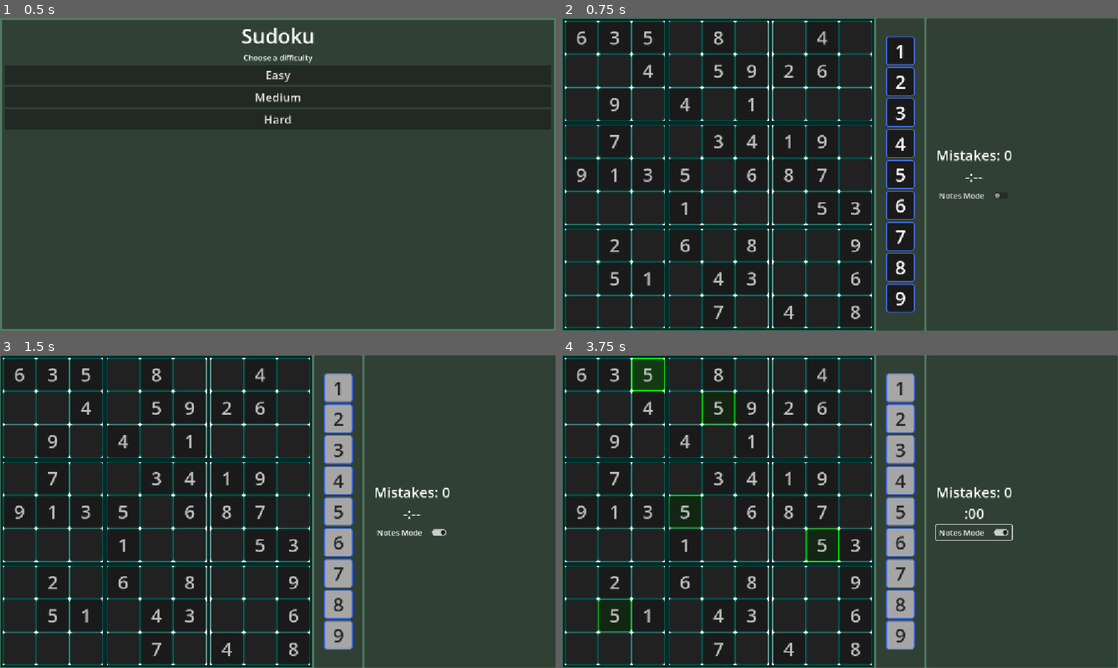
Above: before the commit, frames 1-4 (two rows, left to right).
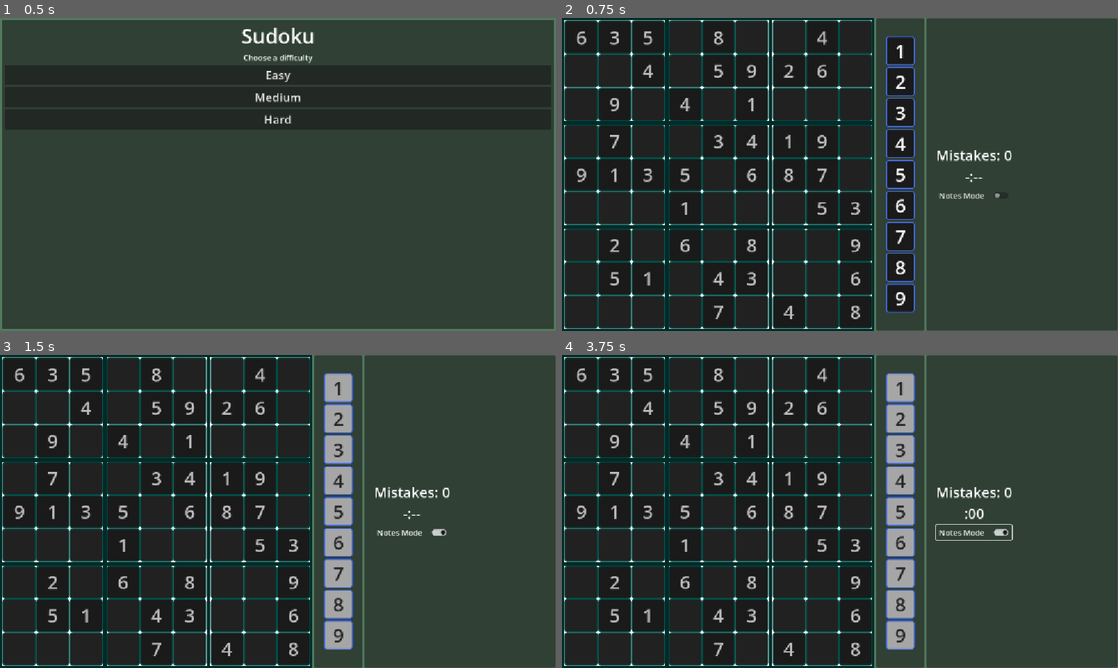
Above: after the commit, the same moments.

Repository: ignacio-w/sudoku
Game: Godot game, scene res://scenes/ui/main_menu.tscn
The game is run twice, just before and just after one commit, with the same random seed, the same clock (stepped at 60 frames per second) and the same inputs.
Inputs (mouse positions are in pixels of both pictures, inside the frame that each line leads up to):
- Up to frame 1 (0.5 s): no input
- Up to frame 2 (0.75 s): click "Easy" at 0.5 s
- Up to frame 3 (1.5 s): click "Notes Mode" at 1.25 s
- Up to frame 4 (3.75 s): tap Enter at 2 s; move the mouse to (584, 373) at 2.02 s; hold Right (ui_right) 2.03-2.78 s; hold Space (ui_select) 2.03-2.78 s; click (584, 373) at 2.17 s; move the mouse to (617, 373) at 2.77 s; hold Down (ui_down) 2.78-3.53 s; tap Space (ui_select) at 2.85, 3.02, 3.32 s; click (617, 373) at 2.92 s; move the mouse to (645, 373) at 3.52 s; hold Right (ui_right) from 3.53 s (still down); hold Space (ui_select) from 3.53 s (still down); click (645, 373) at 3.67 s

Frame 1 is identical in both runs. In frame 2, 1.5% of the frame differs, in the area x 0-57%, y 0-100%; in frame 3, 1.5%; in frame 4, 2.4%.
Error before the commit: Invalid access to property or key 'cell_value_changed' on a base object of type 'Node (game_events.gd)'. (res://scenes/ui/gameui.gd:15)

Commit message:
Moved file locations

Diff:
--- a/scenes/ui/board/board.gd
+++ b/scenes/board/board.gd
@@ -1,4 +1,4 @@
-class_name BoardUI extends MarginContainer
+class_name BoardUI extends PanelContainer
 
 @onready var sudoku_grid: GridContainer = %SudokuGrid
 
@@ -24,6 +24,7 @@
 ## represents what should be displayed on the board (0 = NOTHING; 1-9 = 1-9).
 func create_visual_board(sudoku_board: Array[Array]):
 	clear()
+	focused_cell = null
 	await get_tree().process_frame
 	board = sudoku_board
 	cell_grid = []
@@ -38,7 +39,7 @@
 		cell_grid.append([])
 		cell_grid[row].resize(9)
 		for col in range(9):
-			var new_cell: Cell = CELL.instantiate() # Create celll
+			var new_cell: Cell = CELL.instantiate() # Create cell
 			cell_grid[row][col] = new_cell # Add cell to board variable
 			var subgrid_index := get_subgrid_index(Vector2i(row, col))
 			subgrids[subgrid_index].add_cell(new_cell) # Add cell to subgrid
@@ -112,6 +113,7 @@
 	var new_row: int = row
 	var new_col: int = col
 
+	# Find next cell
 	if event.is_action("ui_right"):
 		if col < 8: new_col += 1
 	if event.is_action("ui_left"):
@@ -121,6 +123,7 @@
 	if event.is_action("ui_up"):
 		if row > 0: new_row -= 1
 
+	# If action results in new focused cell, focus cell and set input as handled
 	if focused_cell.board_pos != Vector2i(new_row, new_col):
 		(cell_grid[new_row][new_col] as Cell).emit_clicked_signal()
 		get_viewport().set_input_as_handled()
--- /dev/null
+++ b/scenes/board/board.tscn
@@ -0,0 +1,45 @@
+[gd_scene format=3 uid="uid://doo5b7jm7x3y8"]
+
+[ext_resource type="Script" uid="uid://ca2k7eo251ygv" path="res://scenes/board/board.gd" id="1_ef52f"]
+[ext_resource type="PackedScene" uid="uid://csn5uij01jy01" path="res://scenes/board/sub_grid.tscn" id="2_uhup1"]
+
+[node name="Board" type="PanelContainer" unique_id=726936825]
+offset_left = 1.0
+offset_top = 1.0
+offset_right = 565.0
+offset_bottom = 565.0
+script = ExtResource("1_ef52f")
+
+[node name="SudokuGrid" type="GridContainer" parent="." unique_id=925403689]
+unique_name_in_owner = true
+layout_mode = 2
+theme_override_constants/h_separation = 0
+theme_override_constants/v_separation = 0
+columns = 3
+
+[node name="SubGrid" parent="SudokuGrid" unique_id=1508803001 instance=ExtResource("2_uhup1")]
+layout_mode = 2
+
+[node name="SubGrid2" parent="SudokuGrid" unique_id=860411082 instance=ExtResource("2_uhup1")]
+layout_mode = 2
+
+[node name="SubGrid3" parent="SudokuGrid" unique_id=517724373 instance=ExtResource("2_uhup1")]
+layout_mode = 2
+
+[node name="SubGrid4" parent="SudokuGrid" unique_id=2123392820 instance=ExtResource("2_uhup1")]
+layout_mode = 2
+
+[node name="SubGrid5" parent="SudokuGrid" unique_id=27543225 instance=ExtResource("2_uhup1")]
+layout_mode = 2
+
+[node name="SubGrid6" parent="SudokuGrid" unique_id=221543946 instance=ExtResource("2_uhup1")]
+layout_mode = 2
+
+[node name="SubGrid7" parent="SudokuGrid" unique_id=1593601430 instance=ExtResource("2_uhup1")]
+layout_mode = 2
+
+[node name="SubGrid8" parent="SudokuGrid" unique_id=1803709611 instance=ExtResource("2_uhup1")]
+layout_mode = 2
+
+[node name="SubGrid9" parent="SudokuGrid" unique_id=1059705019 instance=ExtResource("2_uhup1")]
+layout_mode = 2
--- a/scenes/ui/board/cell.gd
+++ b/scenes/board/cell.gd
@@ -87,7 +87,7 @@
 				reset_highlight.emit()
 		# Cells that are clues can ONLY be highlighted
 		else:
-			if state != CellState.EQUAL_HIGHLIGHT:
+			if state != CellState.EQUAL_HIGHLIGHT and state != CellState.SELECTED:
 				cell_highlighted.emit(self)
 			else:
 				reset_highlight.emit()
--- a/scenes/ui/board/cell.tscn
+++ b/scenes/board/cell.tscn
@@ -1,6 +1,6 @@
 [gd_scene format=3 uid="uid://dbdear076ofrm"]
 
-[ext_resource type="Script" uid="uid://cql2e0msuifmj" path="res://scenes/ui/board/cell.gd" id="1_yh0nt"]
+[ext_resource type="Script" uid="uid://cql2e0msuifmj" path="res://scenes/board/cell.gd" id="1_yh0nt"]
 
 [sub_resource type="StyleBoxFlat" id="StyleBoxFlat_yh0nt"]
 bg_color = Color(0.101960786, 0.101960786, 0.101960786, 1)
--- a/scenes/ui/board/sub_grid.tscn
+++ b/scenes/board/sub_grid.tscn
@@ -1,7 +1,7 @@
 [gd_scene format=3 uid="uid://csn5uij01jy01"]
 
-[ext_resource type="Script" uid="uid://c2w3onm8yepj7" path="res://scenes/ui/board/sub_grid.gd" id="1_7obug"]
-[ext_resource type="PackedScene" uid="uid://dbdear076ofrm" path="res://scenes/ui/board/cell.tscn" id="1_leno7"]
+[ext_resource type="Script" uid="uid://c2w3onm8yepj7" path="res://scenes/board/sub_grid.gd" id="1_7obug"]
+[ext_resource type="PackedScene" uid="uid://dbdear076ofrm" path="res://scenes/board/cell.tscn" id="1_leno7"]
 
 [sub_resource type="StyleBoxFlat" id="StyleBoxFlat_uhup1"]
 bg_color = Color(1, 1, 1, 1)
--- a/scenes/game.gd
+++ b/scenes/game.gd
@@ -7,7 +7,6 @@
 func _ready() -> void:
 	puzzle = SudokuGenerator.new().generate(GameManager.cur_difficulty)
 	await game_ui.setup(puzzle.player_board)
-	#GameEvents.cell_value_changed.connect(_on_cell_value_changed)
 	game_ui.num_input_requested.connect(_on_num_input_request)
 
 
@@ -28,11 +27,12 @@
 	# NOTICE: Game currently validates inputs.
 	# Check if placement @ pos matches solution
 	if puzzle.is_solution(row, col, num):
-		# Place number; display value
+		# Place number; display value; update buttons
 		puzzle.set_value(row, col, num)
 		cell.display_value(num)
+		game_ui.update_number_button_active_state(num)
 
-		# Delete notes of equal values
+		# Delete notes of equal values around the board
 		var notes_positions = SudokuRules.get_potential_conflict_positions(cell.board_pos)
 		for pos in notes_positions:
 			var note_cell: Cell = game_ui.board.cell_grid[pos.x][pos.y]
--- a/scenes/ui/board/board.tscn
+++ /dev/null
@@ -1,51 +0,0 @@
-[gd_scene format=3 uid="uid://doo5b7jm7x3y8"]
-
-[ext_resource type="Script" uid="uid://ca2k7eo251ygv" path="res://scenes/ui/board/board.gd" id="1_ef52f"]
-[ext_resource type="PackedScene" uid="uid://csn5uij01jy01" path="res://scenes/ui/board/sub_grid.tscn" id="2_uhup1"]
-
-[node name="Board" type="MarginContainer" unique_id=1119244381]
-offset_right = 386.0
-offset_bottom = 386.0
-theme_override_constants/margin_left = 1
-theme_override_constants/margin_top = 1
-theme_override_constants/margin_right = 1
-theme_override_constants/margin_bottom = 1
-script = ExtResource("1_ef52f")
-board = Array[Array]([[0, 6, 0, 0, 0, 0, 0, 0, 5], [7, 5, 1, 8, 6, 4, 2, 3, 0], [9, 3, 4, 5, 1, 2, 0, 6, 7], [0, 0, 0, 2, 9, 5, 3, 8, 0], [0, 0, 0, 7, 4, 0, 0, 5, 0], [0, 0, 0, 6, 3, 1, 7, 4, 2], [3, 9, 0, 1, 8, 7, 6, 2, 4], [6, 0, 2, 3, 5, 9, 1, 7, 8], [8, 1, 0, 0, 0, 6, 5, 0, 3]])
-
-[node name="PanelContainer" type="PanelContainer" parent="." unique_id=726936825]
-layout_mode = 2
-
-[node name="SudokuGrid" type="GridContainer" parent="PanelContainer" unique_id=925403689]
-unique_name_in_owner = true
-layout_mode = 2
-theme_override_constants/h_separation = 0
-theme_override_constants/v_separation = 0
-columns = 3
-
-[node name="SubGrid" parent="PanelContainer/SudokuGrid" unique_id=1508803001 instance=ExtResource("2_uhup1")]
-layout_mode = 2
-
-[node name="SubGrid2" parent="PanelContainer/SudokuGrid" unique_id=860411082 instance=ExtResource("2_uhup1")]
-layout_mode = 2
-
-[node name="SubGrid3" parent="PanelContainer/SudokuGrid" unique_id=517724373 instance=ExtResource("2_uhup1")]
-layout_mode = 2
-
-[node name="SubGrid4" parent="PanelContainer/SudokuGrid" unique_id=2123392820 instance=ExtResource("2_uhup1")]
-layout_mode = 2
-
-[node name="SubGrid5" parent="PanelContainer/SudokuGrid" unique_id=27543225 instance=ExtResource("2_uhup1")]
-layout_mode = 2
-
-[node name="SubGrid6" parent="PanelContainer/SudokuGrid" unique_id=221543946 instance=ExtResource("2_uhup1")]
-layout_mode = 2
-
-[node name="SubGrid7" parent="PanelContainer/SudokuGrid" unique_id=1593601430 instance=ExtResource("2_uhup1")]
-layout_mode = 2
-
-[node name="SubGrid8" parent="PanelContainer/SudokuGrid" unique_id=1803709611 instance=ExtResource("2_uhup1")]
-layout_mode = 2
-
-[node name="SubGrid9" parent="PanelContainer/SudokuGrid" unique_id=1059705019 instance=ExtResource("2_uhup1")]
-layout_mode = 2
--- a/scenes/ui/gameui.gd
+++ b/scenes/ui/gameui.gd
@@ -12,7 +12,6 @@
 
 func _ready() -> void:
 	mistake_label.text = "Mistakes: 0"
-	GameEvents.cell_value_changed.connect(_on_cell_value_changed)
 	for child in number_selector.get_children():
 		child.queue_free()
 
@@ -82,11 +81,6 @@
 		#focused_cell.set_value(num_button.value)
 
 
-## Receives the cell_value_changed signal from the GameEvents autoload (cells).
-func _on_cell_value_changed(cell_changed: Cell) -> void:
-	update_number_button_active_state(cell_changed.value)
-
-
 ## Change all number buttons to note mode or normal mode.
 func _on_notes_toggle_toggled(toggled_on: bool) -> void:
 	notes_mode = toggled_on
--- a/scenes/ui/gameui.tscn
+++ b/scenes/ui/gameui.tscn
@@ -1,7 +1,7 @@
 [gd_scene format=3 uid="uid://0g3di4a3b2w"]
 
 [ext_resource type="Script" uid="uid://cf4bp5esfka7i" path="res://scenes/ui/gameui.gd" id="1_gnl4o"]
-[ext_resource type="PackedScene" uid="uid://doo5b7jm7x3y8" path="res://scenes/ui/board/board.tscn" id="1_jscc3"]
+[ext_resource type="PackedScene" uid="uid://doo5b7jm7x3y8" path="res://scenes/board/board.tscn" id="1_jscc3"]
 [ext_resource type="Script" uid="uid://0tosdpqfeevk" path="res://scenes/ui/board_scaler.gd" id="2_5nrn4"]
 [ext_resource type="PackedScene" uid="uid://lvsotrxoqrq6" path="res://scenes/ui/number_button.tscn" id="3_nqx3d"]
 [ext_resource type="Script" uid="uid://dgeuyifnufd8f" path="res://scenes/ui/stopwatch.gd" id="4_bmdha"]
Renamed: scenes/ui/board/board.gd.uid -> scenes/board/board.gd.uid
Renamed: scenes/ui/board/cell.gd.uid -> scenes/board/cell.gd.uid
Renamed: scenes/ui/board/sub_grid.gd -> scenes/board/sub_grid.gd
Renamed: scenes/ui/board/sub_grid.gd.uid -> scenes/board/sub_grid.gd.uid
Renamed: scripts/game_events.gd -> scripts/autoload/game_events.gd
Renamed: scripts/game_events.gd.uid -> scripts/autoload/game_events.gd.uid
Renamed: scripts/game_manager.gd -> scripts/autoload/game_manager.gd
Renamed: scripts/game_manager.gd.uid -> scripts/autoload/game_manager.gd.uid
Renamed: scripts/sudoku_generator.gd -> scripts/sudoku/sudoku_generator.gd
Renamed: scripts/sudoku_generator.gd.uid -> scripts/sudoku/sudoku_generator.gd.uid
Renamed: scripts/sudoku_puzzle.gd -> scripts/sudoku/sudoku_puzzle.gd
Renamed: scripts/sudoku_puzzle.gd.uid -> scripts/sudoku/sudoku_puzzle.gd.uid
(and 4 more such lines)
